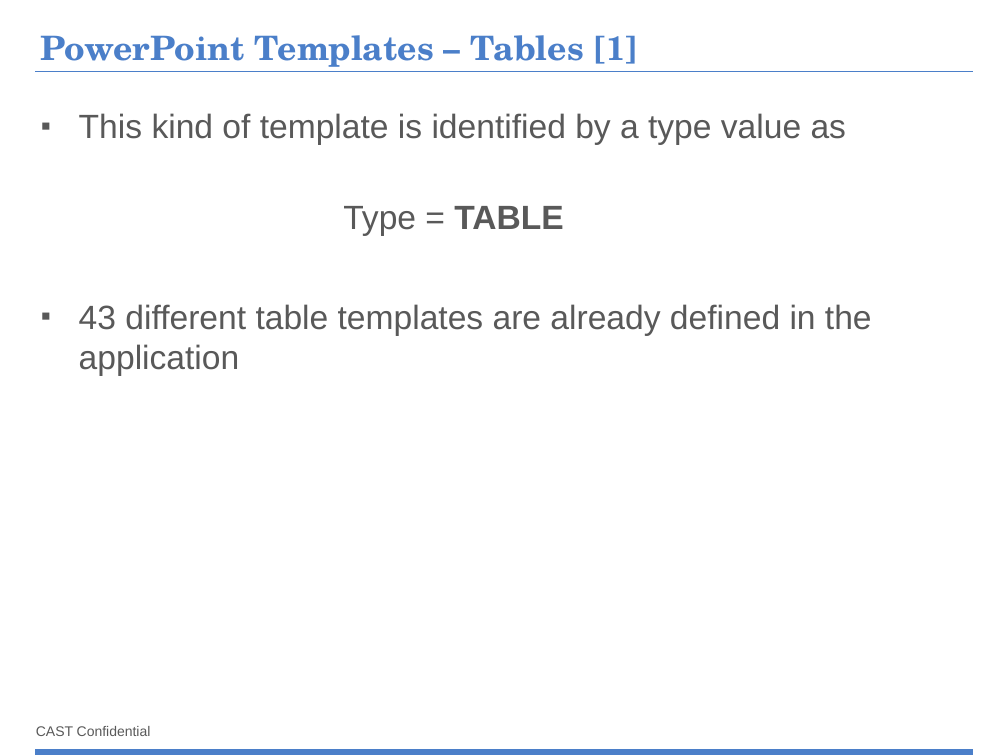
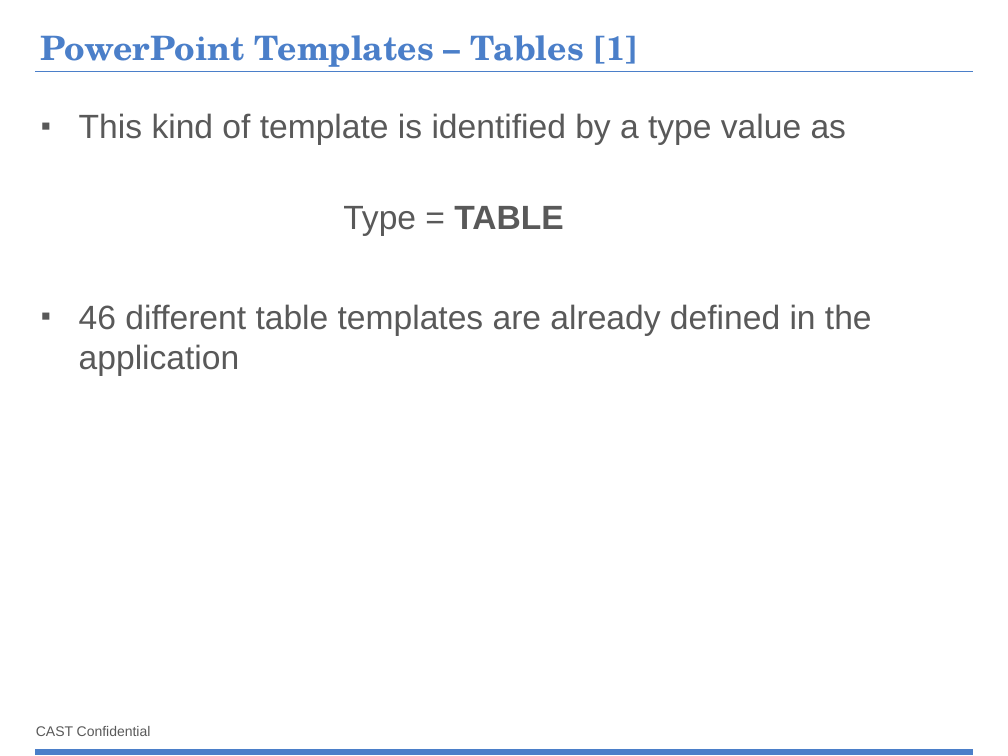
Before and after one commit to CAST-projects/ReportGenerator, a slide deck: slide 28 of CastReporting.Reporting/TemplatesFiles/1- Powerpoint-components-library.pptx. Drawn at 1008x756 pixels with LibreOffice and Linux fonts; fonts in the diff are those of the drawing; background and template pictures are left out. Boxes give left, top, right and bottom in pixels: in the first picture for what was removed or moved away, otherwise in the second. Text is boxed around its words. In the diff, an @@ line names an element or a change of style, - is before the commit and + after.

```diff
--- a/CastReporting.Reporting/TemplatesFiles/1- Powerpoint-components-library.pptx
+++ b/CastReporting.Reporting/TemplatesFiles/1- Powerpoint-components-library.pptx
@@ text at (x1=79, y1=304, x2=872, y2=376): text changed @@
-▪ 43 different table templates are already defined in the application
+▪ 46 different table templates are already defined in the application
```
Also in this commit, not shown: 2 other slides changed, 4 other files.
